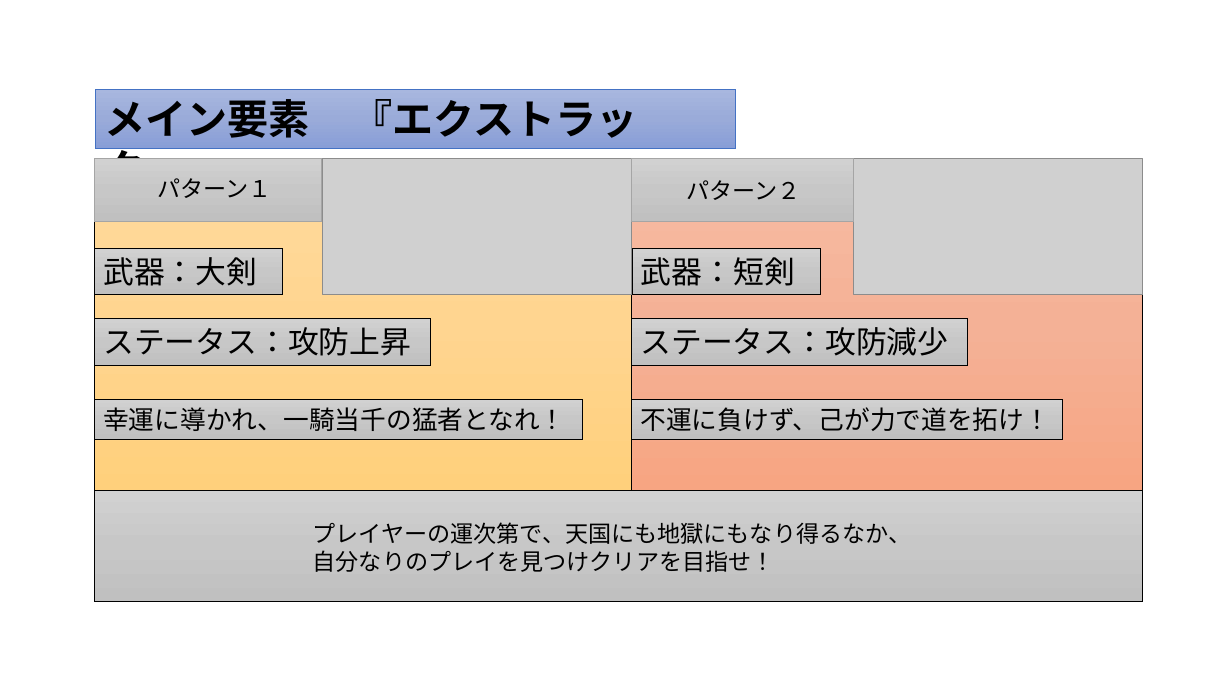
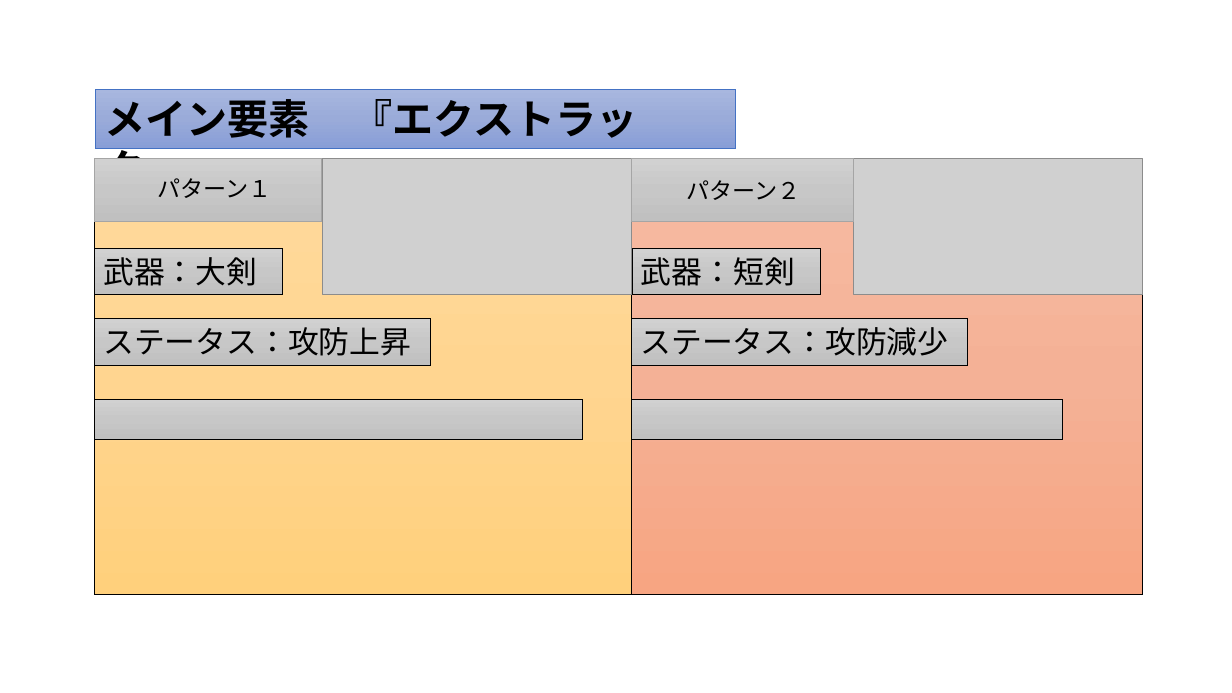
Before and after one commit to Sokuri2217/kozin2, a slide deck: slide 3 of 個人制作/ゲームコンテスト提出 _企画書.pptx. Drawn at 1232x693 pixels with LibreOffice and Linux fonts; fonts in the diff are those of the drawing; grey boxes stand for pictures; background and template pictures are left out. Boxes give left, top, right and bottom in pixels: in the first picture for what was removed or moved away, otherwise in the second. Text is boxed around its words. In the diff, an @@ line names an element or a change of style, - is before the commit and + after.

```diff
--- a/個人制作/ゲームコンテスト提出 _企画書.pptx
+++ b/個人制作/ゲームコンテスト提出 _企画書.pptx
@@ rectangle: place and size @@
-rectangle at [94, 159, 631, 491]
+rectangle at [94, 159, 631, 595]
@@ rectangle: place and size @@
-rectangle at [604, 160, 1143, 492]
+rectangle at [631, 160, 1142, 595]
@@ text in rectangle at [103, 407, 565, 431]: text removed @@
-幸運に導かれ、一騎当千の猛者となれ！
@@ text in rectangle at [641, 407, 1051, 431]: text removed @@
-不運に負けず、己が力で道を拓け！
@@ rectangle removed at [94, 491, 1142, 602] @@
@@ text removed at [313, 522, 912, 572] @@
-プレイヤーの運次第で、天国にも地獄にもなり得るなか、
-自分なりのプレイを見つけクリアを目指せ！
```
Also in this commit, not shown: 1 other slide changed, 1 other file.
